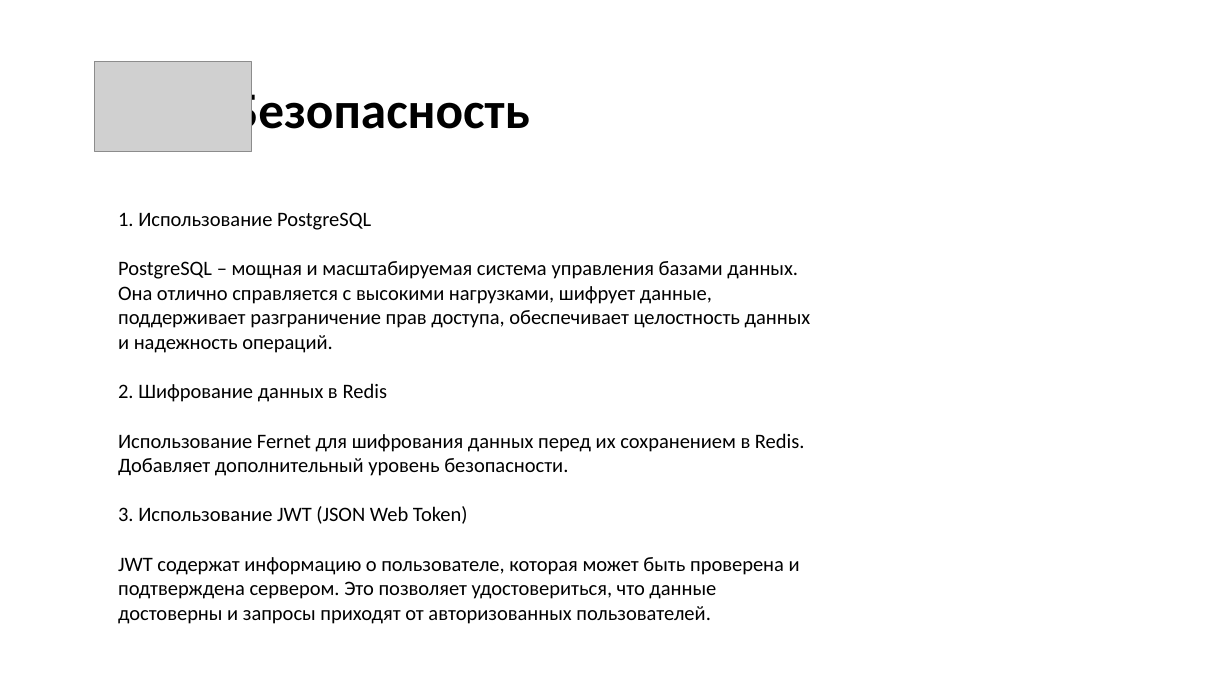
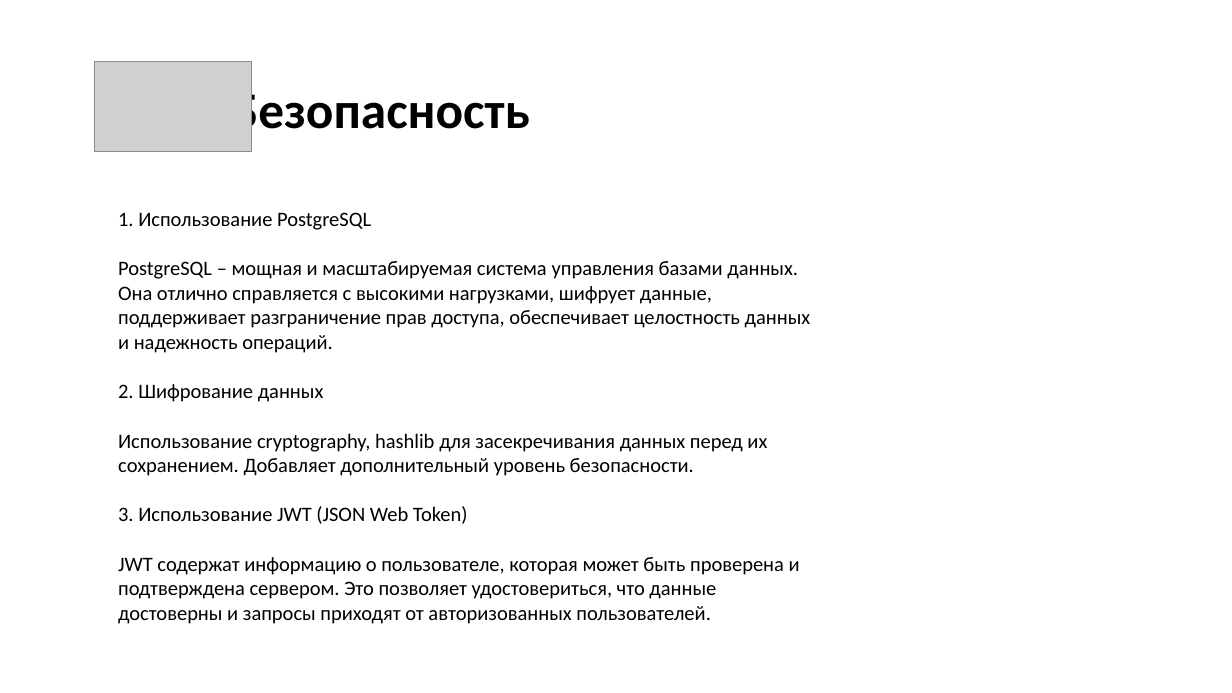
Before and after one commit to anigilyatornayapushka/ITStep-Bank-WebSite, a slide deck: slide 15 of ШАГ проект. Инновационная платежная система — копия.pptx. Drawn at 1232x693 pixels with LibreOffice and Linux fonts; fonts in the diff are those of the drawing; grey boxes stand for pictures; background and template pictures are left out. Boxes give left, top, right and bottom in pixels: in the first picture for what was removed or moved away, otherwise in the second. Text is boxed around its words. In the diff, an @@ line names an element or a change of style, - is before the commit and + after.

```diff
--- a/ШАГ проект. Инновационная платежная система — копия.pptx
+++ b/ШАГ проект. Инновационная платежная система — копия.pptx
@@ text at (118,384,767,476): text changed @@
-2. Шифрование данных в Redis
-Использование Fernet для шифрования данных перед их сохранением в Redis. Добавляет дополнительный уровень безопасности.
+2. Шифрование данных
+Использование cryptography, hashlib для засекречивания данных перед их сохранением. Добавляет дополнительный уровень безопасности.
```
Also in this commit, not shown: 4 other slides changed, 8 other files.
